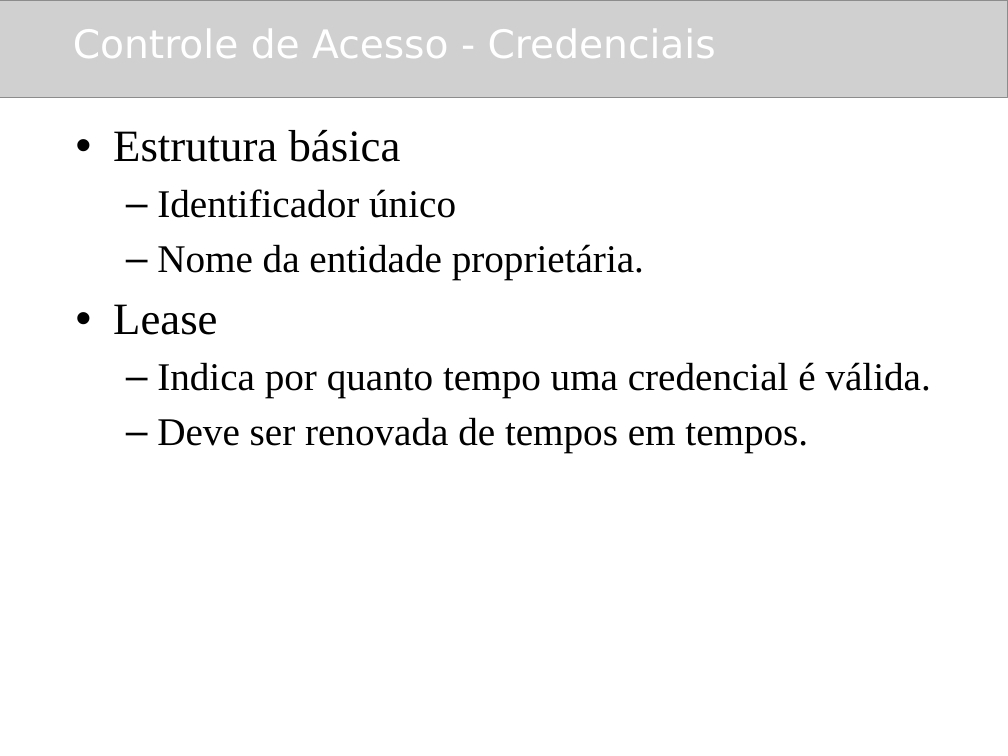
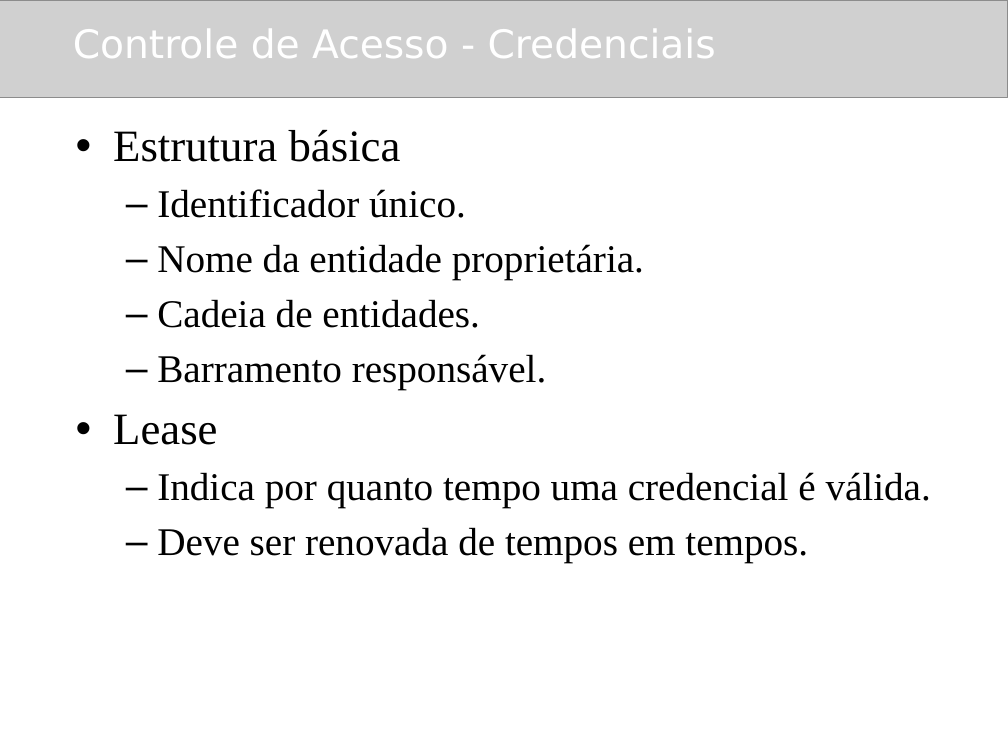
Before and after one commit to amadeubarbosa/openbus-core, a slide deck: slide 11 of docs/cursos/developer/2.OpenBus.ppt. Drawn at 1008x756 pixels with LibreOffice and Linux fonts; fonts in the diff are those of the drawing; grey boxes stand for pictures. Boxes give left, top, right and bottom in pixels: in the first picture for what was removed or moved away, otherwise in the second. Text is boxed around its words. In the diff, an @@ line names an element or a change of style, - is before the commit and + after.

```diff
--- a/docs/cursos/developer/2.OpenBus.ppt
+++ b/docs/cursos/developer/2.OpenBus.ppt
@@ text at (157,189,466,218): text changed @@
-  – Identificador único
+  – Identificador único.
@@ text at (157,299,547,390): paragraphs added @@
+  – Cadeia de entidades.
+  – Barramento responsável.
```
Also in this commit, not shown: 8 other slides changed, 2 slides removed.
